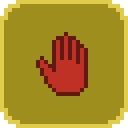
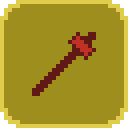
Layer changes from the first 128x128 image to the second:
showed "Light Attack", painted on it over [32, 32, 96, 96]
hid "Use Item" over [36, 32, 88, 96]
